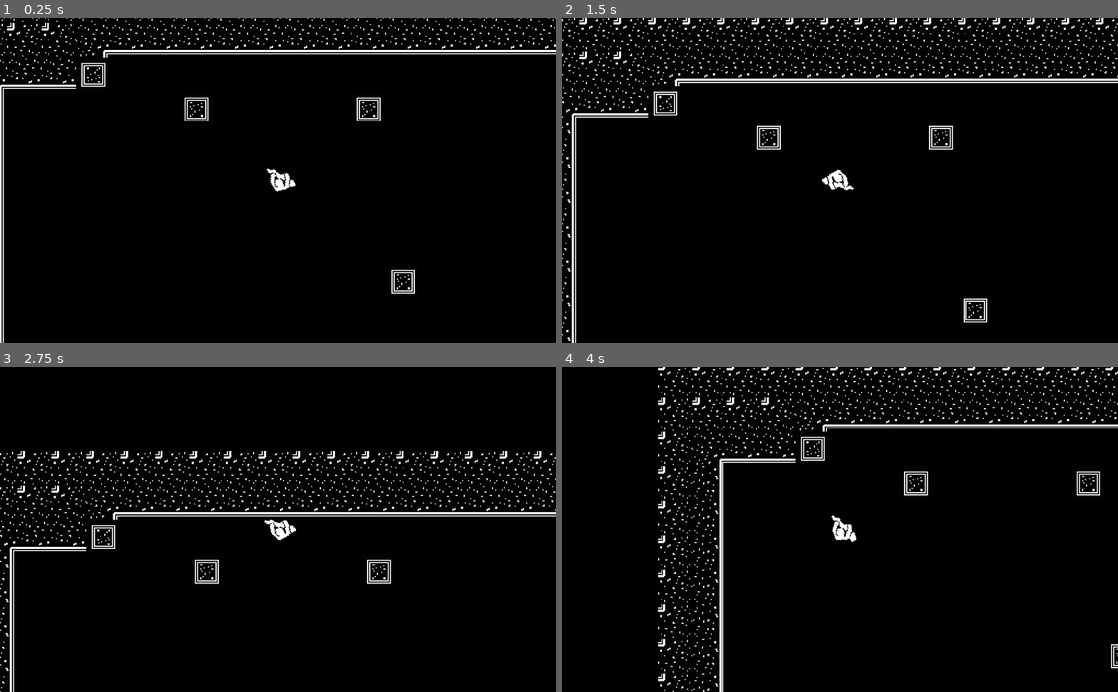
Above: before the commit, frames 1-4 (two rows, left to right).
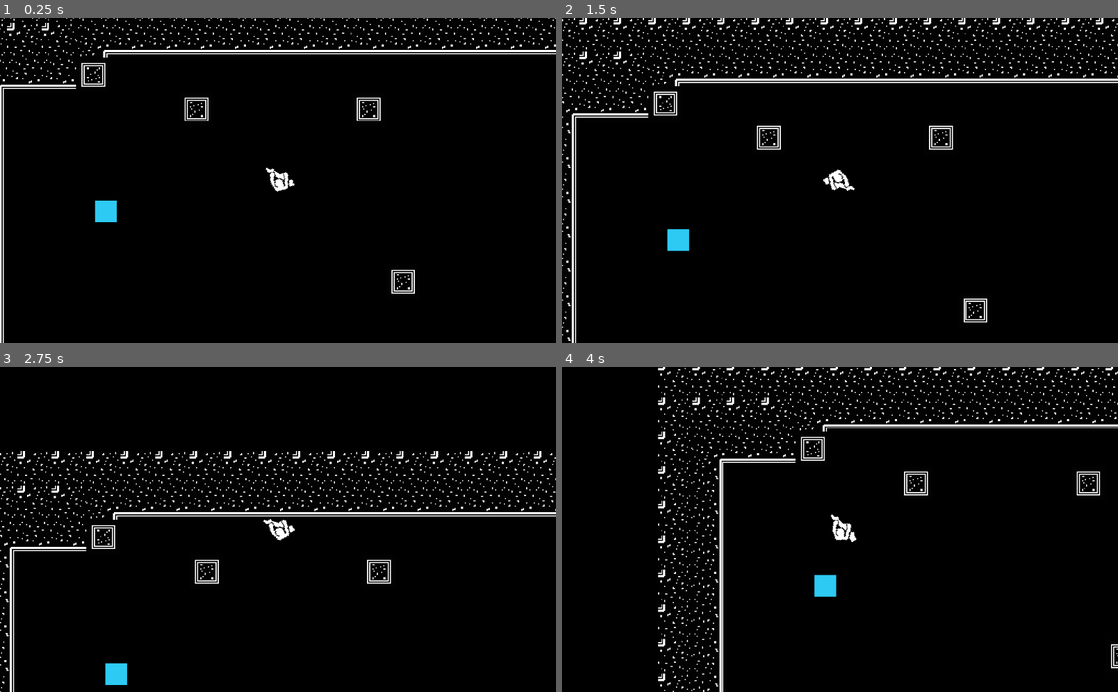
Above: after the commit, the same moments.

Repository: godofecht/Decomposition-Godofecht
Game: Godot game, scene res://World/World.tscn
Same seed, same stepped clock (60 frames per second), same inputs: the game is played once before the commit and once after it.
Inputs (mouse positions are in pixels of both pictures, inside the frame that each line leads up to):
- Up to frame 1 (0.25 s): no input
- Up to frame 2 (1.5 s): move the mouse to (812, 245) at 0.52 s; hold S (KEY_DOWN) 0.53-1.28 s; hold Up from 0.53 s (still down); tap Enter at 1.25 s; move the mouse to (1006, 229) at 1.27 s; tap A (KEY_LEFT) at 1.35 s
- Up to frame 3 (2.75 s): move the mouse to (111, 480) at 2.02 s; release Up at 2.03 s; hold Left from 2.03 s (still down); hold D (KEY_RIGHT) from 2.03 s (still down)
- Up to frame 4 (4 s): move the mouse to (867, 529) at 2.77 s; release D (KEY_RIGHT) at 2.78 s; tap W (KEY_UP) at 2.85 s; move the mouse to (756, 448) at 3.52 s; release Left at 3.53 s; hold Down from 3.53 s (still down); click (756, 448) at 3.6 s

The runs differ from the first frame. In frame 1, 0.3% of the frame differs, in the area x 17-54%, y 45-63%; in frame 2, 0.3%; in frame 3, 0.3%, in the area x 18-54%, y 46-98%; in frame 4, 0.3%.

Commit message:
added enemy bounce + death

Diff:
--- /dev/null
+++ b/Bacteria/Bacteria.gd
@@ -0,0 +1,11 @@
+extends RigidBody2D
+
+var Health = 5
+
+func _on_ImpactArea_body_entered(body: Node) -> void:
+	Health -= 1
+	if (Health <= 0):
+		print("DEAD")
+		queue_free()
+
+	print("hit")
--- /dev/null
+++ b/Bacteria/Bacteria.tscn
@@ -0,0 +1,43 @@
+[gd_scene load_steps=6 format=2]
+
+[ext_resource path="res://Bacteria/Bacteria.gd" type="Script" id=1]
+
+[sub_resource type="Gradient" id=1]
+colors = PoolColorArray( 0.176471, 0.792157, 0.956863, 1, 0.176471, 0.792157, 0.956863, 1 )
+
+[sub_resource type="GradientTexture" id=2]
+gradient = SubResource( 1 )
+width = 1
+
+[sub_resource type="CircleShape2D" id=3]
+radius = 0.552301
+
+[sub_resource type="CircleShape2D" id=4]
+radius = 0.0275563
+
+[node name="Node2D" type="RigidBody2D"]
+scale = Vector2( 20, 20 )
+collision_layer = 4
+collision_mask = 15
+script = ExtResource( 1 )
+
+[node name="Sprite" type="Sprite" parent="."]
+position = Vector2( 0.0331711, -0.0331711 )
+scale = Vector2( 20, 20 )
+texture = SubResource( 2 )
+
+[node name="Collision" type="CollisionShape2D" parent="."]
+position = Vector2( 0.0649073, -0.00680935 )
+scale = Vector2( 20, 20 )
+shape = SubResource( 3 )
+
+[node name="ImpactArea" type="Area2D" parent="."]
+scale = Vector2( 20, 20 )
+collision_layer = 0
+collision_mask = 8
+
+[node name="Collision" type="CollisionShape2D" parent="ImpactArea"]
+position = Vector2( 0.00412172, -0.00330827 )
+scale = Vector2( 20, 20 )
+shape = SubResource( 4 )
+[connection signal="body_entered" from="ImpactArea" to="." method="_on_ImpactArea_body_entered"]
--- a/Player/Player.tscn
+++ b/Player/Player.tscn
@@ -21,6 +21,7 @@
 
 [node name="Sprite" type="AnimatedSprite" parent="."]
 frames = SubResource( 1 )
+frame = 1
 playing = true
 
 [node name="Collision" type="CollisionShape2D" parent="."]
--- a/World/World.tscn
+++ b/World/World.tscn
@@ -1,9 +1,10 @@
-[gd_scene load_steps=9 format=2]
+[gd_scene load_steps=10 format=2]
 
 [ext_resource path="res://Player/Player.tscn" type="PackedScene" id=1]
 [ext_resource path="res://World/World_Column.png" type="Texture" id=2]
 [ext_resource path="res://World/World_Wall.png" type="Texture" id=3]
 [ext_resource path="res://World/World_Corner.png" type="Texture" id=4]
+[ext_resource path="res://Bacteria/Bacteria.tscn" type="PackedScene" id=5]
 
 [sub_resource type="ConvexPolygonShape2D" id=1]
 points = PoolVector2Array( 0, 0, 32, 0, 32, 32, 0, 32 )
@@ -106,3 +107,12 @@
 [node name="Camera2D" type="Camera2D" parent="Player"]
 current = true
 zoom = Vector2( 0.5, 0.5 )
+
+[node name="Node2D" parent="." instance=ExtResource( 5 )]
+position = Vector2( 122.554, 205.957 )
+
+[node name="Node2D2" parent="." instance=ExtResource( 5 )]
+position = Vector2( 640.429, 219.549 )
+
+[node name="Node2D3" parent="." instance=ExtResource( 5 )]
+position = Vector2( 847.857, 474.846 )
